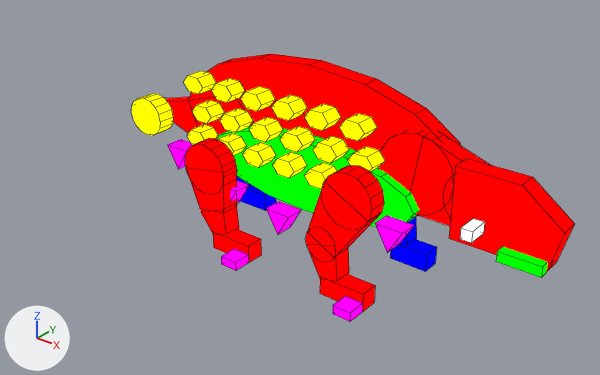
What one commit did to the Blender file assets-source/blender/dinos/ankylosaurus.blend.
Before and after are seen from a 50 mm lens placed at (72.6, -61.9, 44.8), pointed at (23.2, -0.1, 6.5). The lights are fixed; the arrows at lower left show +X, +Y and +Z. The picture after the commit comes second. Mesh edges are drawn as thin lines on the coarser meshes.

The first picture shows 'DinoTycoon_ankylosaurus_Pose0_belly', 'DinoTycoon_ankylosaurus_Pose0_head', 'DinoTycoon_ankylosaurus_Pose0_near_back_0', 'DinoTycoon_ankylosaurus_Pose0_near_back_joint_0', 'DinoTycoon_ankylosaurus_Pose0_near_front_0', 'DinoTycoon_ankylosaurus_Pose0_near_front_foot', 'DinoTycoon_ankylosaurus_Pose0_near_front_joint_0', 'DinoTycoon_ankylosaurus_Pose0_neck_0', 'DinoTycoon_ankylosaurus_Pose0_neck_joint_0', 'DinoTycoon_ankylosaurus_Pose0_side_spike11', 'DinoTycoon_ankylosaurus_Pose0_side_spike18', 'DinoTycoon_ankylosaurus_Pose0_side_spike25', 'DinoTycoon_ankylosaurus_Pose0_side_spike38', 'DinoTycoon_ankylosaurus_Pose0_tail', 'DinoTycoon_ankylosaurus_Pose0_tail_club', 'DinoTycoon_ankylosaurus_Pose0_trunk' and 33 more.
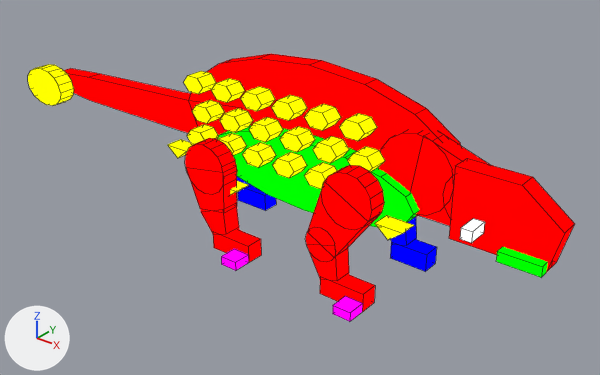
The newer file is also turned or shifted as a whole; pictures and numbers use the older file's frame.

Pixel boxes [x1, y1, x2, y2] of what changed, in the pictures (600 x 375 px; the box of a moved part takes in the faces that stretch with it):
'DinoTycoon_ankylosaurus_Pose0_tail', reshaped: before [165, 97, 253, 134]; after [64, 68, 240, 134]
'DinoTycoon_ankylosaurus_Pose0_tail_club', moved, rescaled (12% wider): before [132, 93, 173, 135]; after [28, 64, 74, 106]
'DinoTycoon_ankylosaurus_Pose0_side_spike38', recoloured, moved, rescaled (pink to yellow, 32% shorter): before [375, 215, 414, 252]; after [375, 215, 414, 240]
'DinoTycoon_ankylosaurus_Pose0_side_spike25', deleted (pink): before [266, 201, 301, 235]
'DinoTycoon_ankylosaurus_Pose0_side_spike11', recoloured, moved, rescaled (pink to yellow, 35% shorter): before [167, 139, 192, 169]; after [167, 139, 192, 158]
'DinoTycoon_ankylosaurus_Pose0_side_spike18', recoloured, moved, rescaled (35% shorter): before [230, 181, 249, 203]; after [230, 181, 248, 195]
part 3 of me_dinotycoon_ankylosaurus_pose0_side_spike11, moved or reshaped: before [168, 145, 187, 169]; after [168, 145, 187, 158]
part 4 of me_dinotycoon_ankylosaurus_pose0_side_spike18, moved or reshaped: before [230, 185, 249, 203]; after [230, 186, 247, 195]
part 5 of me_dinotycoon_ankylosaurus_pose0_side_spike38, moved or reshaped: before [375, 224, 414, 252]; after [375, 224, 403, 240]

Edits to the bpy script that builds the scene:
```text
Change me_dinotycoon_ankylosaurus_pose0_tail:
    remove me_dinotycoon_ankylosaurus_pose0_tail.from_pydata(...)  # 10 vertices, 7 faces; spans x 1.0..21.6, y -1.0..1.0, z 7.8..15.2
    add me_dinotycoon_ankylosaurus_pose0_tail.from_pydata(...)  # 16 vertices, 10 faces; spans x -16.0..16.0, y -1.0..1.0, z 8.0..14.0
    me_dinotycoon_ankylosaurus_pose0_tail part 1
    8 vertices are removed from x 1.0..21.6, y -1.0..1.0, z 7.8..15.2
    7 faces are deleted
    7 vertices are added at x -16.0..16.0, y -1.0, z 8.0..14.0
    7 new vertices lie (0.0, 2.0, 0.0) away from vertices in x -16.0..16.0, y -1.0, z 8.0..14.0
    10 new faces join them
Change me_dinotycoon_ankylosaurus_pose0_tail_club:
    remove me_dinotycoon_ankylosaurus_pose0_tail_club.from_pydata(...)  # 32 vertices, 18 faces; spans x 1.6..6.4, y -4.0..-2.0, z 8.84..13.24
    add me_dinotycoon_ankylosaurus_pose0_tail_club.from_pydata(...)  # 32 vertices, 18 faces; spans x -18.4..-11.6, y -4.0..-2.0, z 8.1..12.9
    me_dinotycoon_ankylosaurus_pose0_tail_club part 2: the whole mesh is scaled about its middle by (1.42, 1, 1.09), then moved by (-19.0, 0.0, -0.54)
Change me_dinotycoon_ankylosaurus_pose0_side_spike11:
    remove me_dinotycoon_ankylosaurus_pose0_side_spike11.from_pydata(...)  # 6 vertices, 5 faces; spans x 9.5..12.5, y -6.0..-4.0, z 7.25..9.75
    remove me_dinotycoon_ankylosaurus_pose0_side_spike11.materials.append(mat_dinotycoon_role_w)  # pink #ff00ff
    add me_dinotycoon_ankylosaurus_pose0_side_spike11.from_pydata(...)  # 6 vertices, 5 faces; spans x 9.5..12.5, y -6.0..-4.0, z 8.55..9.75
    me_dinotycoon_ankylosaurus_pose0_side_spike11 part 3: the whole mesh is scaled about its middle by (1, 1, 0.48), then moved by (0.0, 0.0, 0.65)
    add me_dinotycoon_ankylosaurus_pose0_side_spike11.materials.append(mat_dinotycoon_role_a)  # yellow #ffff00
Change me_dinotycoon_ankylosaurus_pose0_side_spike18:
    remove me_dinotycoon_ankylosaurus_pose0_side_spike18.from_pydata(...)  # 6 vertices, 5 faces; spans x 16.5..19.5, y -6.0..-4.0, z 4.67..7.17
    remove me_dinotycoon_ankylosaurus_pose0_side_spike18.materials.append(mat_dinotycoon_role_w)  # pink #ff00ff
    add me_dinotycoon_ankylosaurus_pose0_side_spike18.from_pydata(...)  # 6 vertices, 5 faces; spans x 16.5..19.5, y -6.0..-4.0, z 5.97..7.17
    me_dinotycoon_ankylosaurus_pose0_side_spike18 part 4: the whole mesh is scaled about its middle by (1, 1, 0.48), then moved by (0.0, 0.0, 0.65)
    add me_dinotycoon_ankylosaurus_pose0_side_spike18.materials.append(mat_dinotycoon_role_a)  # yellow #ffff00
Change me_dinotycoon_ankylosaurus_pose0_side_spike38:
    remove me_dinotycoon_ankylosaurus_pose0_side_spike38.from_pydata(...)  # 6 vertices, 5 faces; spans x 36.5..39.5, y -6.0..-4.0, z 6.67..9.17
    remove me_dinotycoon_ankylosaurus_pose0_side_spike38.materials.append(mat_dinotycoon_role_w)  # pink #ff00ff
    add me_dinotycoon_ankylosaurus_pose0_side_spike38.from_pydata(...)  # 6 vertices, 5 faces; spans x 36.5..39.5, y -6.0..-4.0, z 7.97..9.17
    me_dinotycoon_ankylosaurus_pose0_side_spike38 part 5: the whole mesh is scaled about its middle by (1, 1, 0.48), then moved by (0.0, 0.0, 0.65)
    add me_dinotycoon_ankylosaurus_pose0_side_spike38.materials.append(mat_dinotycoon_role_a)  # yellow #ffff00
Remove ob_dinotycoon_ankylosaurus_pose0_side_spike25:
    ob_dinotycoon_ankylosaurus_pose0_side_spike25 = bpy.data.objects.new('DinoTycoon_ankylosaurus_Pose0_side_spike25', me_dinotycoon_ankylosaurus_pose0_side_spike25)
```
